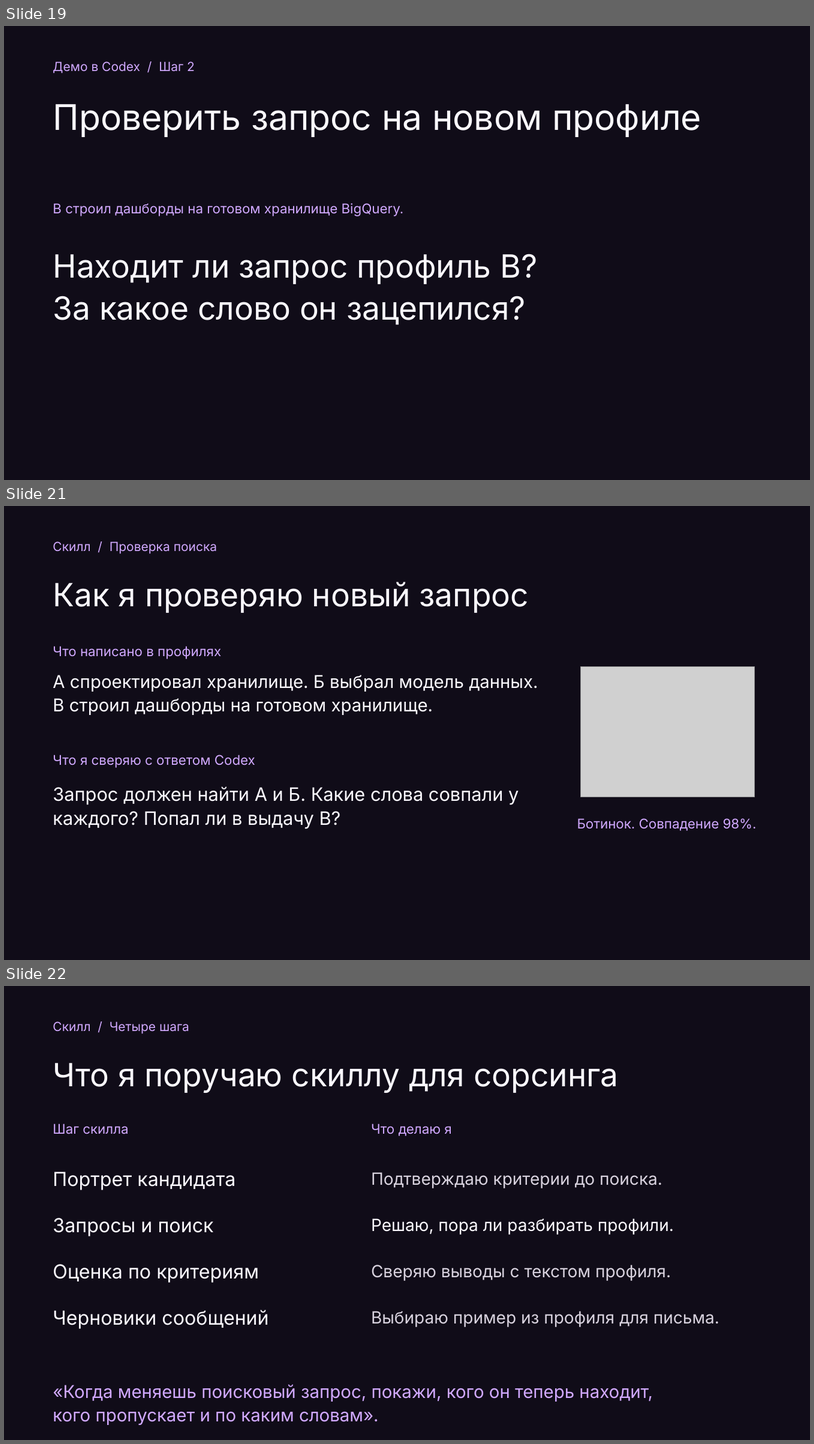
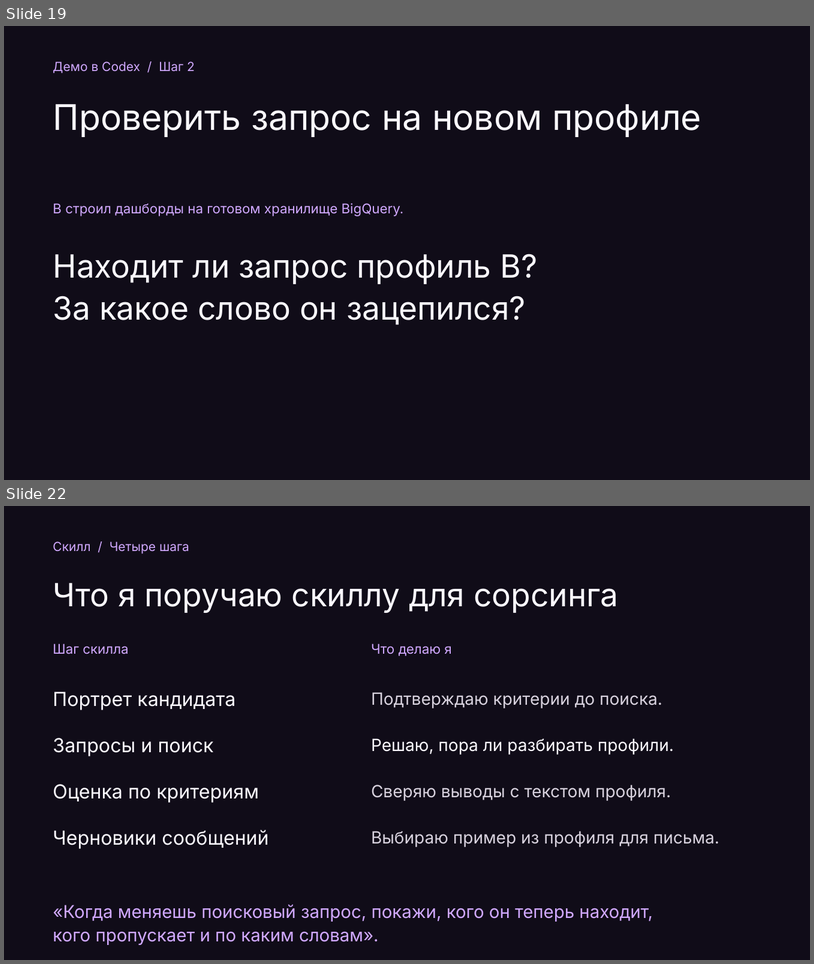
Before and after one commit to Da6ka/ta-meetup-ai-sourcing-2026-11-19, a slide deck: materials/spb-it-recruiter-meetup.pptx. Shown one above the other, each under a label of ours: slides 19, 21 and 22 before the commit, slides 19 and 22 after it; the slides between them are not shown. The pictures are 814x1444 and 814x964 pixels, drawn with LibreOffice and Linux fonts; fonts in the diff are those of the drawing; grey boxes stand for pictures. Boxes give left, top, right and bottom in pixels: in the first picture for what was removed or moved away, otherwise in the second. Text is boxed around its words. In the diff, an @@ line names an element or a change of style, - is before the commit and + after.

```diff
--- a/materials/spb-it-recruiter-meetup.pptx
+++ b/materials/spb-it-recruiter-meetup.pptx
@@ slide 21 removed at [4,506,810,960], background #100C18 @@
@@ text removed at [53,541,217,554] @@
-Скилл / Проверка поиска
@@ text removed at [53,582,529,613] @@
-Как я проверяю новый запрос
@@ text removed at [53,646,221,659] @@
-Что написано в профилях
@@ picture removed at [581,666,755,797] @@
@@ text removed at [53,675,538,715] @@
-А спроектировал хранилище. Б выбрал модель данных.
-В строил дашборды на готовом хранилище.
@@ text removed at [53,754,255,768] @@
-Что я сверяю с ответом Codex
@@ text removed at [53,786,519,829] @@
-Запрос должен найти А и Б. Какие слова совпали у каждого? Попал ли в выдачу В?
@@ text removed at [578,818,757,831] @@
-Ботинок. Совпадение 98%.
```
Also in this commit, not shown: 2 slides changed, 2 slides added, 1 other slide removed, 1 other file.
